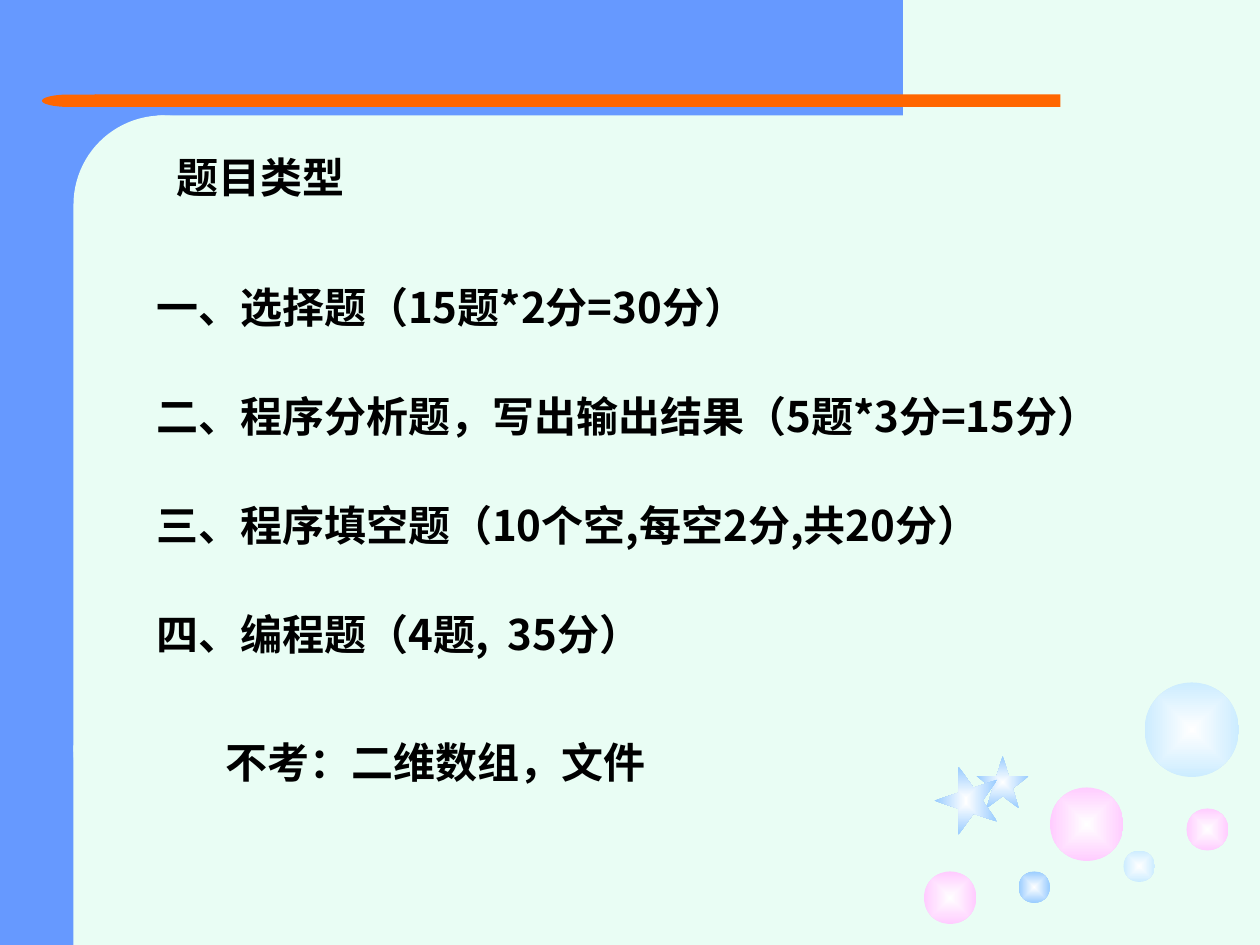
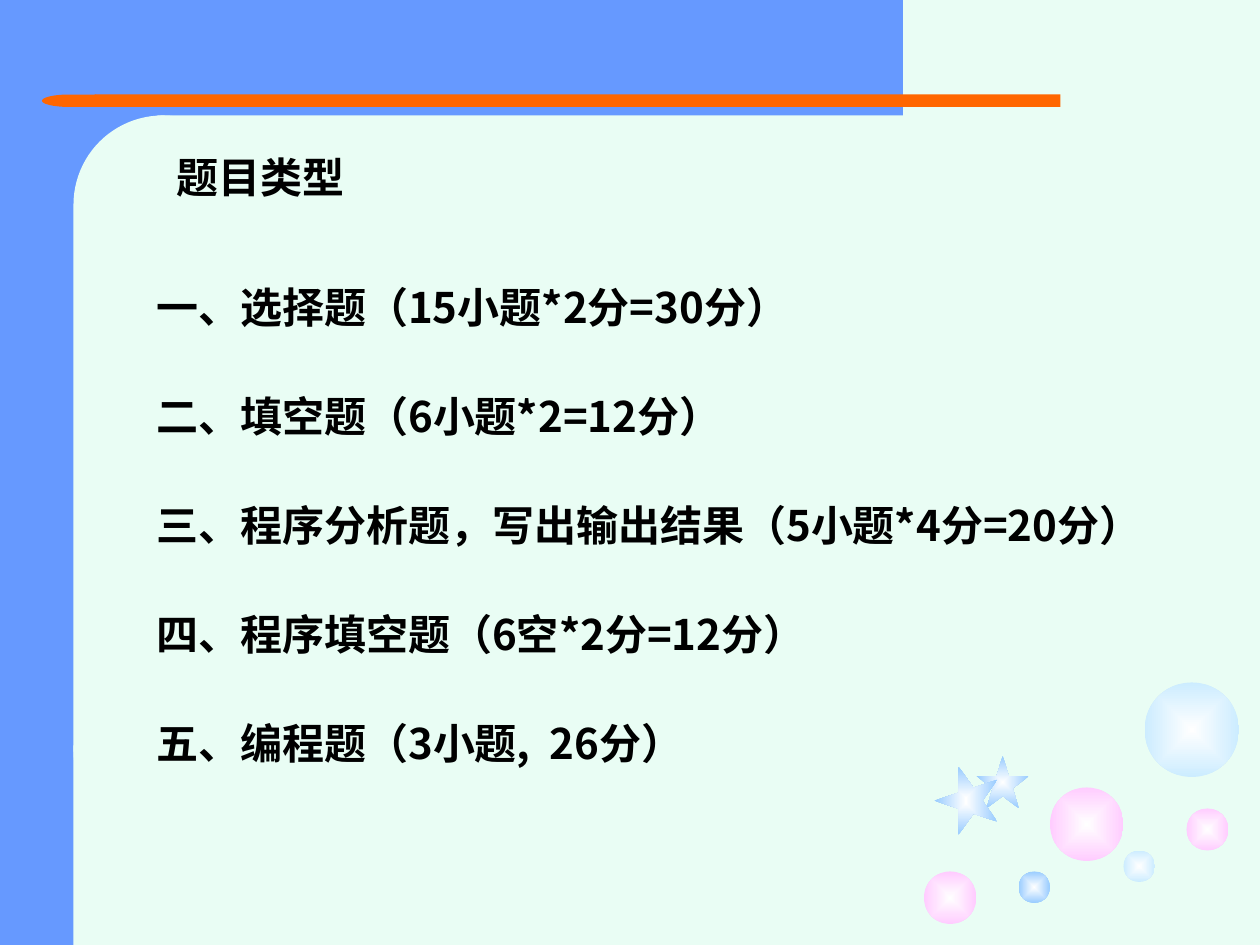
Before and after one commit to jtrfid/C-Repositories, a slide deck: slide 2 of 2016/C语言/课件/复习.pptx. Drawn at 1260x945 pixels with LibreOffice and Linux fonts; fonts in the diff are those of the drawing. Boxes give left, top, right and bottom in pixels: in the first picture for what was removed or moved away, otherwise in the second. Text is boxed around its words. In the diff, an @@ line names an element or a change of style, - is before the commit and + after.

```diff
--- a/2016/C语言/课件/复习.pptx
+++ b/2016/C语言/课件/复习.pptx
@@ text at box(156, 287, 1141, 768): text changed @@
-一、选择题（15题*2分=30分）
-二、程序分析题，写出输出结果（5题*3分=15分）
-三、程序填空题（10个空,每空2分,共20分）
-四、编程题（4题, 35分）
+一、选择题（15小题*2分=30分）
+二、填空题（6小题*2=12分）
+三、程序分析题，写出输出结果（5小题*4分=20分）
+四、程序填空题（6空*2分=12分）
+五、编程题（3小题, 26分）
@@ text removed at box(226, 742, 646, 784) @@
-不考：二维数组，文件
```
Also in this commit, not shown: 9 other slides changed, 14 slides added, 5 slides removed, 8 other files.
